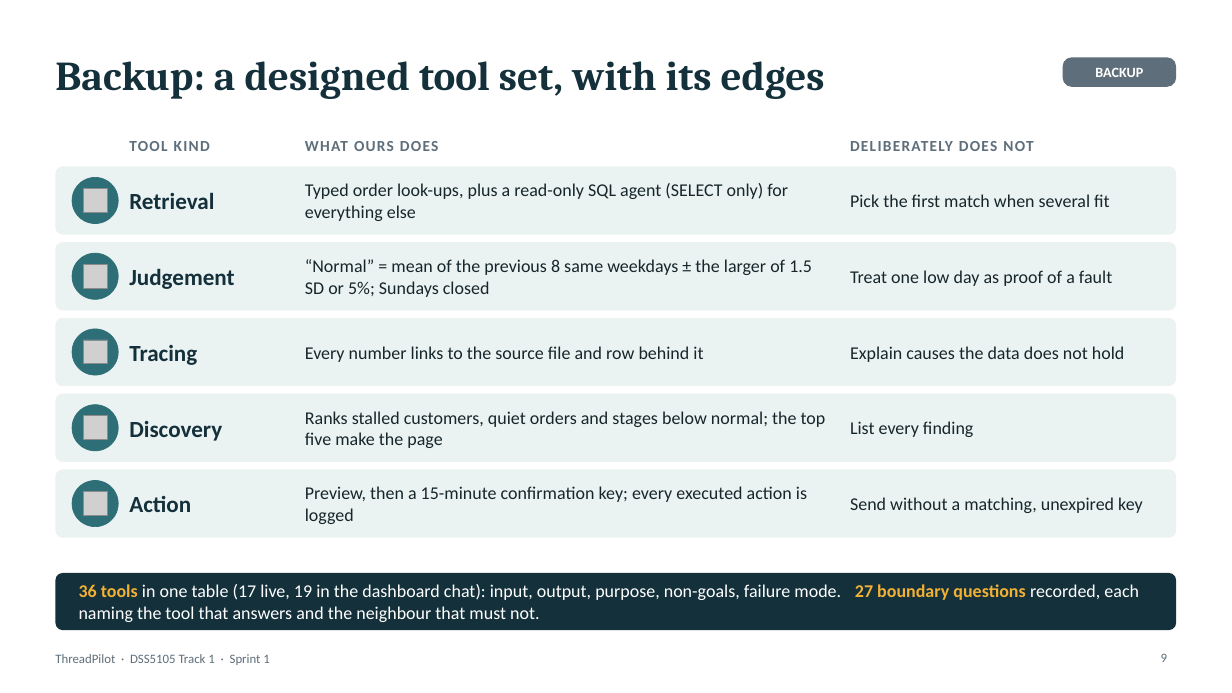
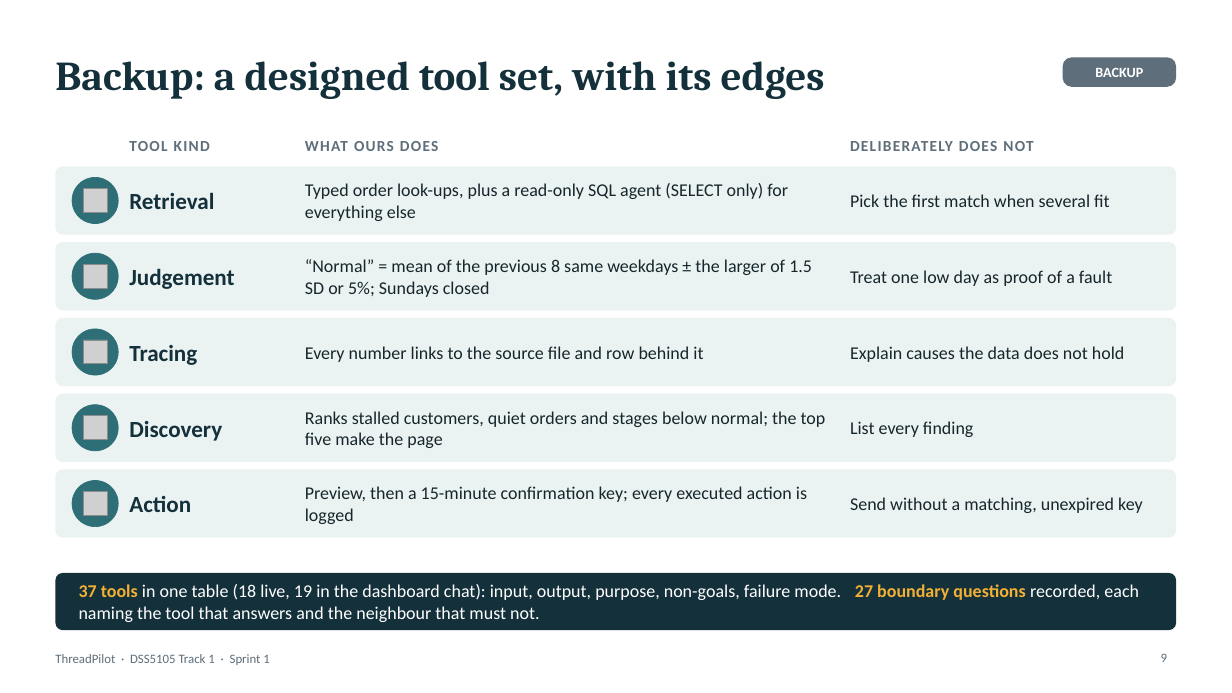
Before and after one commit to footoonming/DSS5105_fork, a slide deck: slide 9 of threadpilot/docs/presentation/Presentation_GroupNN_Sprint1.pptx. Drawn at 1232x693 pixels with LibreOffice and Linux fonts; fonts in the diff are those of the drawing; grey boxes stand for pictures. Boxes give left, top, right and bottom in pixels: in the first picture for what was removed or moved away, otherwise in the second. Text is boxed around its words. In the diff, an @@ line names an element or a change of style, - is before the commit and + after.

```diff
--- a/threadpilot/docs/presentation/Presentation_GroupNN_Sprint1.pptx
+++ b/threadpilot/docs/presentation/Presentation_GroupNN_Sprint1.pptx
@@ text at (x1=79, y1=584, x2=1139, y2=622): text changed @@
-36 tools in one table (17 live, 19 in the dashboard chat): input, output, purpose, non-goals, failure mode. 27 boundary questions recorded, each naming the tool that answers and the neighbour that must not.
+37 tools in one table (18 live, 19 in the dashboard chat): input, output, purpose, non-goals, failure mode. 27 boundary questions recorded, each naming the tool that answers and the neighbour that must not.
```
Also in this commit, not shown: 1 other slide changed, 18 other files.
